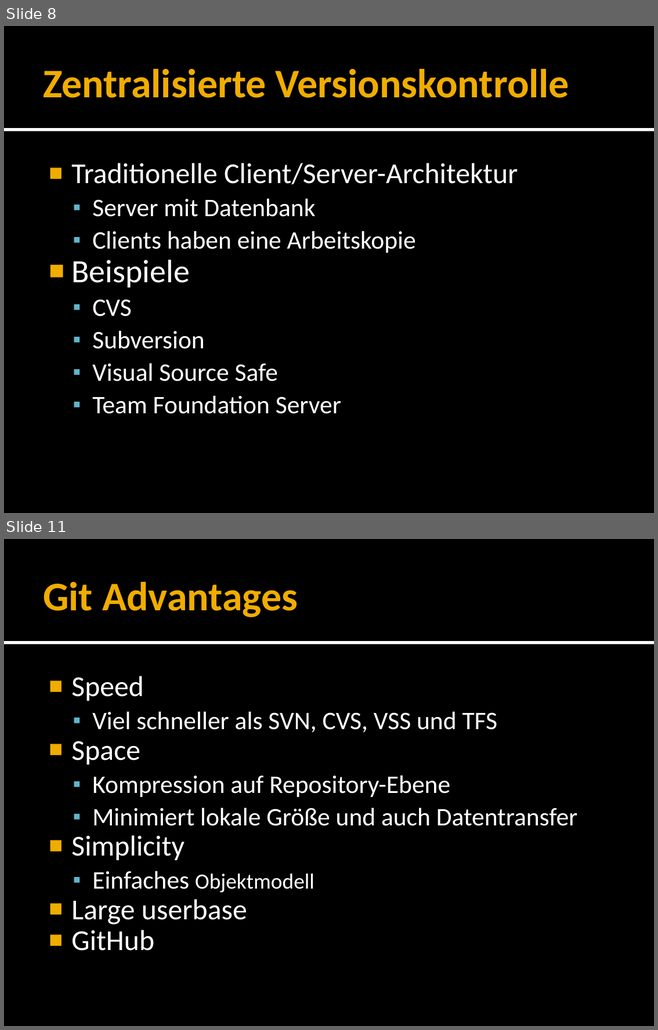
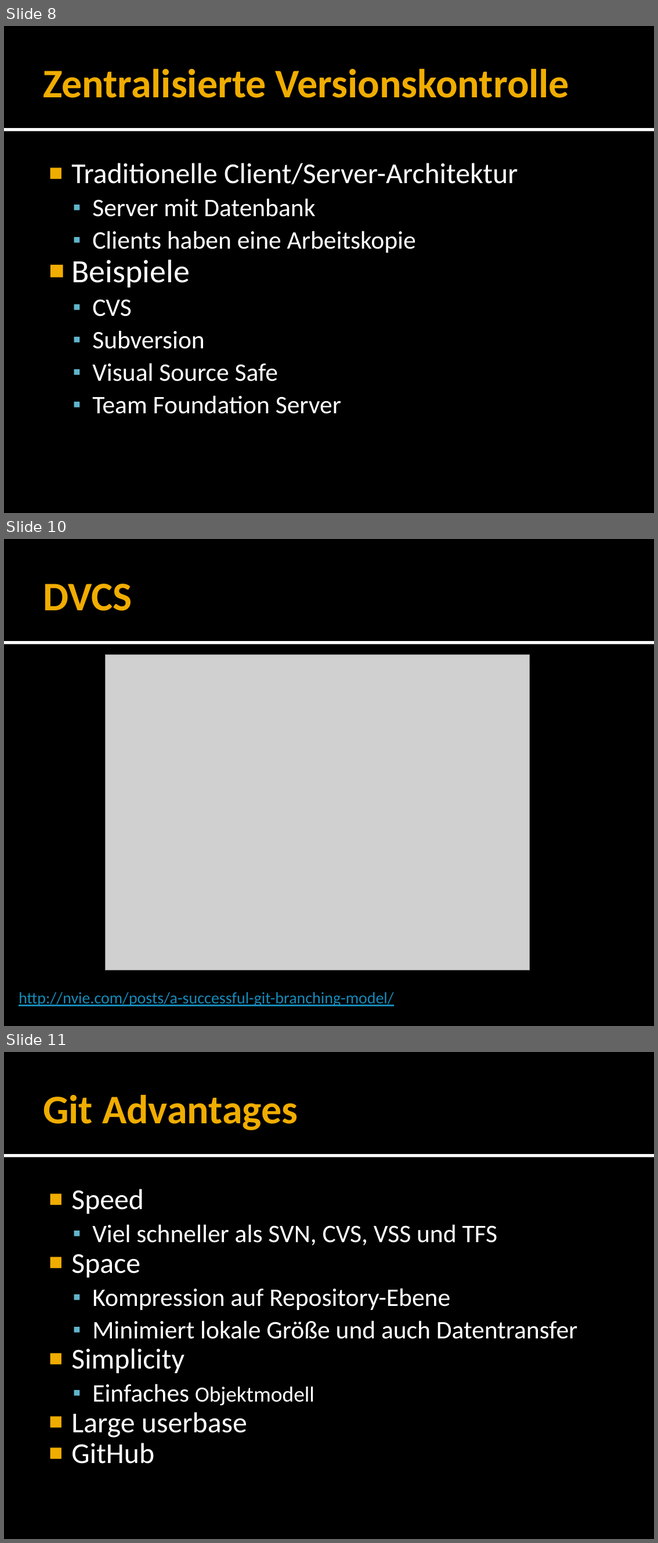
Before and after one commit to forki/GitTalk, a slide deck: GitTalk.pptx. Shown one above the other, each under a label of ours: slides 8 and 11 before the commit, slides 8, 10 and 11 after it; the slides between them are not shown. The pictures are 658x1030 and 658x1543 pixels, drawn with LibreOffice and Linux fonts; fonts in the diff are those of the drawing; grey boxes stand for pictures. Boxes give left, top, right and bottom in pixels: in the first picture for what was removed or moved away, otherwise in the second. Text is boxed around its words. In the diff, an @@ line names an element or a change of style, - is before the commit and + after.

```diff
--- a/GitTalk.pptx
+++ b/GitTalk.pptx
@@ slide 10 added at box(4, 539, 654, 1026), background #000000; not listed: 2 template elements that a slide beside it also shows @@
@@ title added at box(43, 584, 132, 611), 45 pt, text #F0AD00, bold @@
+DVCS
@@ picture added at box(105, 654, 529, 971) @@
@@ text added at box(18, 992, 393, 1006), 18 pt, text #168BBA, underline @@
+http://nvie.com/posts/a-successful-git-branching-model/
```
Also in this commit, not shown: 4 slides changed, 1 other slide added, 7 slides removed.
